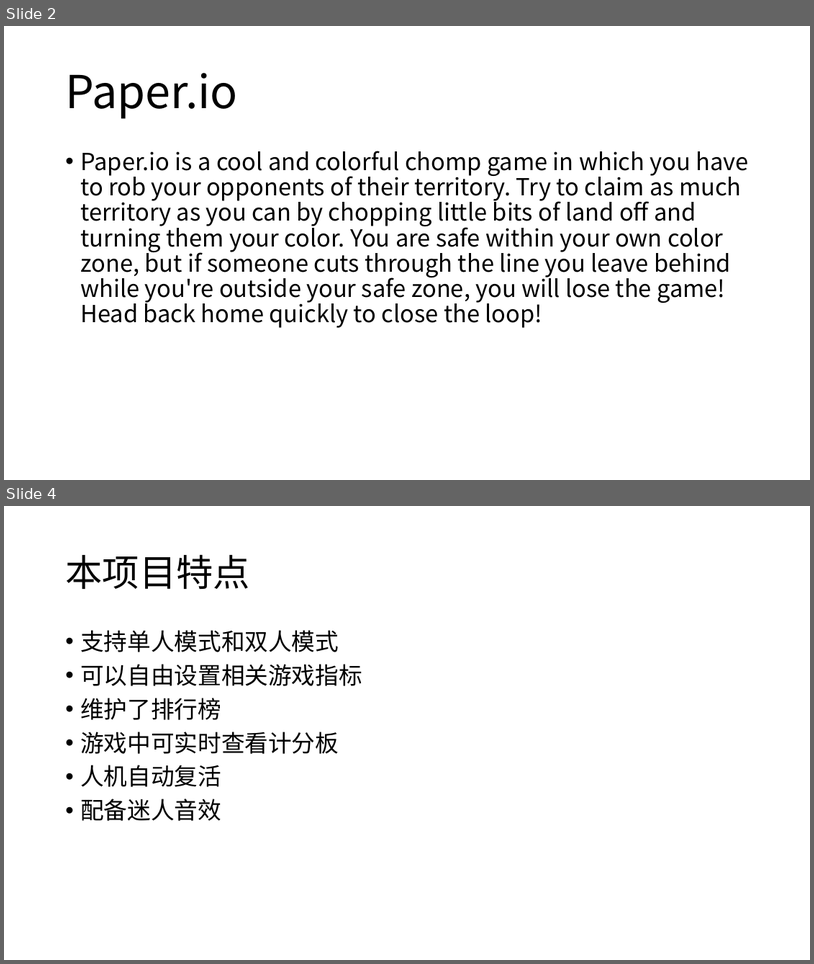
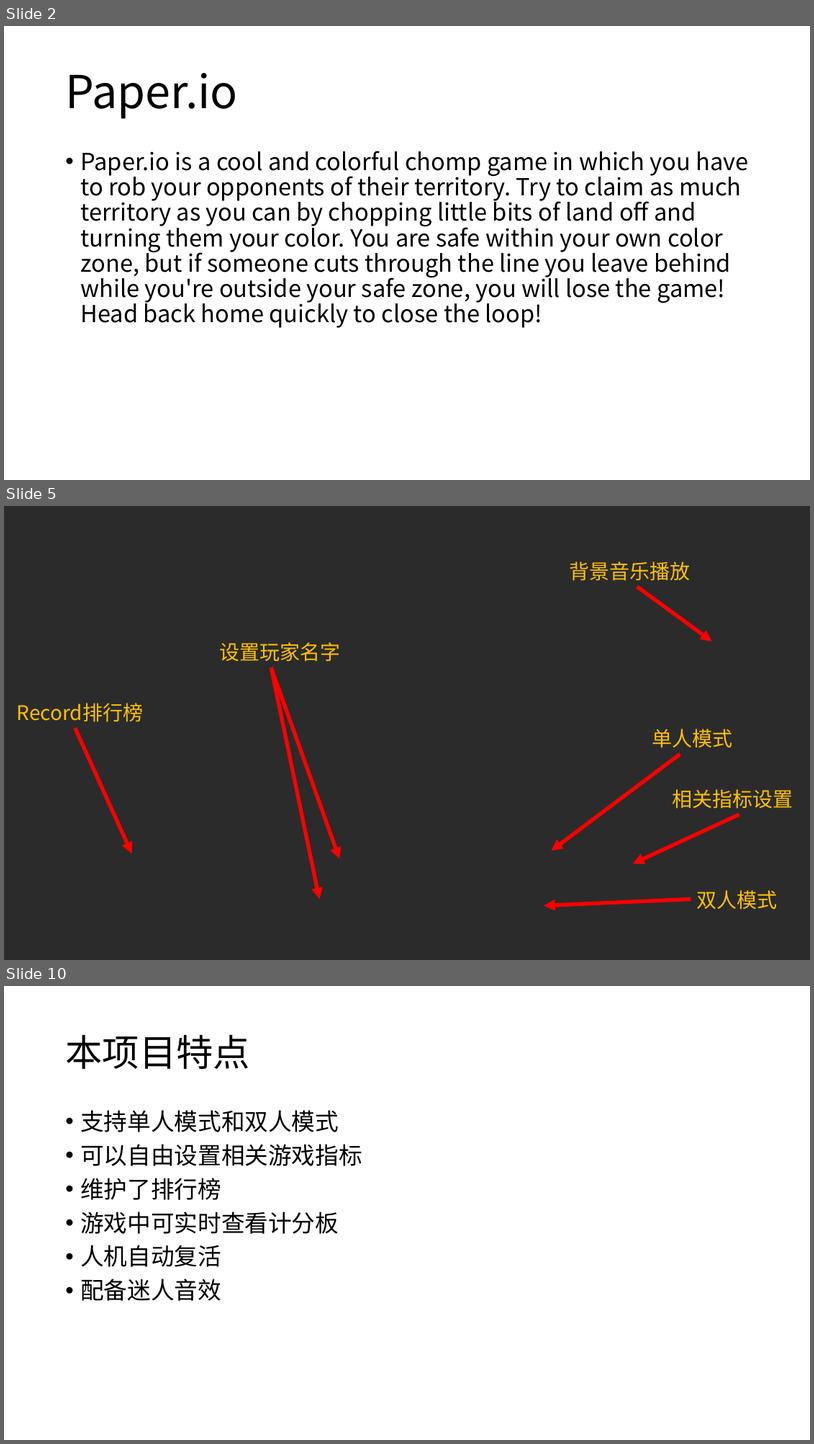
Before and after one commit to Rainy-Sky/javawork, a slide deck: ppt/Java-paprtio.pptx. Shown one above the other, each under a label of ours: slides 2 and 4 before the commit, slides 2, 5 and 10 after it; the slides between them are not shown. The pictures are 814x964 and 814x1444 pixels, drawn with LibreOffice and Linux fonts; fonts in the diff are those of the drawing; background and template pictures are left out; a plain dark background stands for a picture behind light text. Boxes give left, top, right and bottom in pixels: in the first picture for what was removed or moved away, otherwise in the second. Text is boxed around its words. In the diff, an @@ line names an element or a change of style, - is before the commit and + after.

```diff
--- a/ppt/Java-paprtio.pptx
+++ b/ppt/Java-paprtio.pptx
@@ slide 5 added at <box>4,506,810,960</box>, background picture (left out) @@
@@ text added at <box>570,561,691,581</box>, 24 pt, text #FFC000 @@
+背景音乐播放
@@ arrow added from (638, 587) to (712, 641), #FF0000 4.5 pt @@
@@ text added at <box>220,642,341,662</box>, 24 pt, text #FFC000 @@
+设置玩家名字
@@ arrow added from (271, 667) to (340, 859), #FF0000 4.5 pt @@
@@ arrow added from (271, 667) to (320, 898), #FF0000 4.5 pt @@
@@ text added at <box>17,703,143,722</box>, 24 pt, text #FFC000 @@
+Record排行榜
@@ arrow added from (75, 728) to (131, 853), #FF0000 4.5 pt @@
@@ text added at <box>653,728,733,748</box>, 24 pt, text #FFC000 @@
+单人模式
@@ arrow added from (680, 754) to (551, 851), #FF0000 4.5 pt @@
@@ text added at <box>673,789,794,808</box>, 24 pt, text #FFC000 @@
+相关指标设置
@@ arrow added from (740, 815) to (633, 864), #FF0000 4.5 pt @@
@@ text added at <box>697,890,778,909</box>, 24 pt, text #FFC000 @@
+双人模式
@@ arrow added from (691, 898) to (544, 906), #FF0000 4.5 pt @@
@@ what was slide 4 is now slide 10 @@
```
Also in this commit, not shown: 1 slide changed, 5 other slides added.
